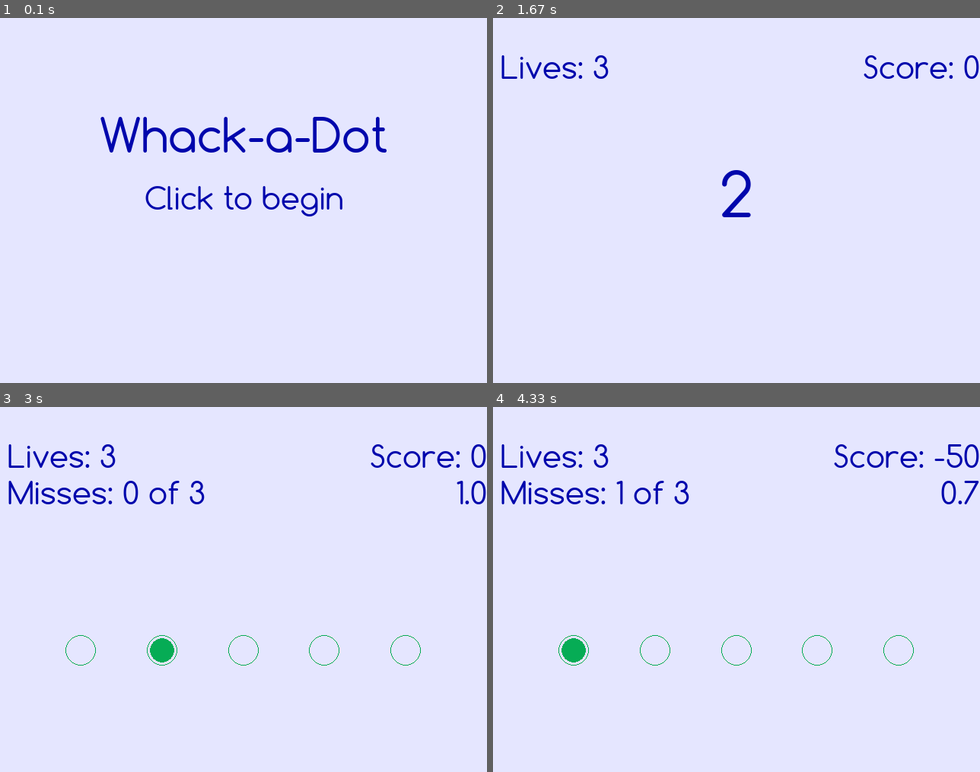
Above: before the commit, frames 1-4 (two rows, left to right).
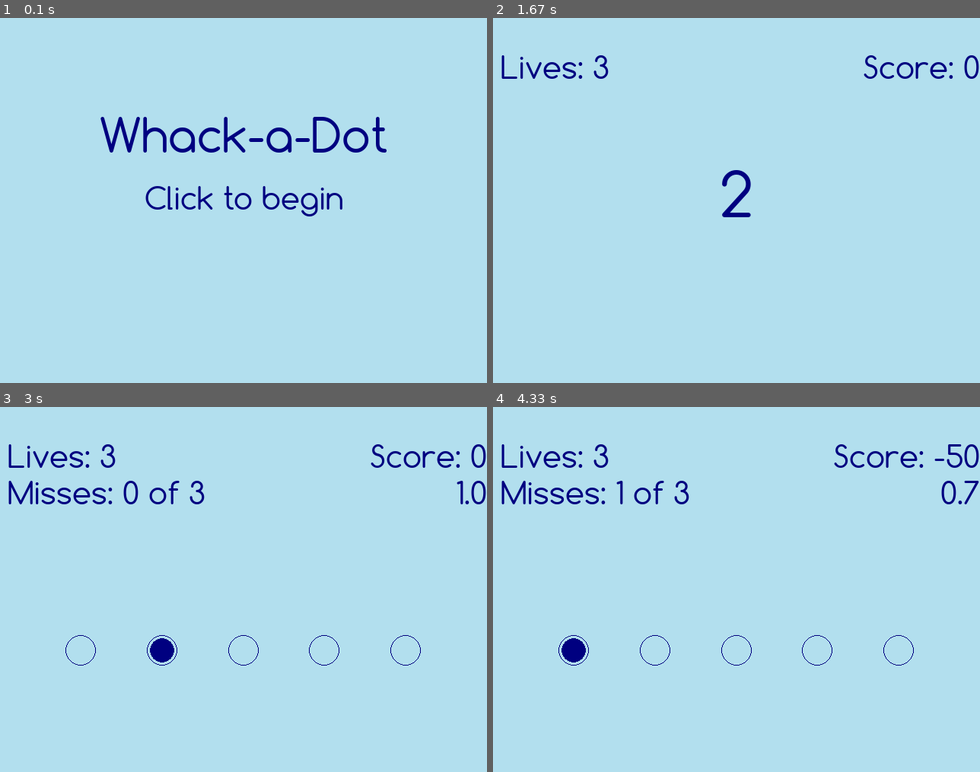
Above: after the commit, the same moments.

Repository: CodeSkool/SimpleGUI2Pygame
Game: pygame game, started from Videos/2013Jul07Sun/whack_a_dot.py
The game is run twice, just before and just after one commit, with the same random seed, the same clock (stepped at 60 frames per second) and the same inputs. The source is Python 2; it was converted automatically to run under Python 3.
Inputs:
- Up to frame 1 (0.1 s): no input
- Up to frame 2 (1.67 s): click "Click to begin" at 0.38 s; hold W 1.17-1.63 s
- Up to frame 3 (3 s): click "GO!" at 2.78 s
- Up to frame 4 (4.33 s): no input

The runs differ from the first frame. In frame 1, 100% of the frame differs, in the area x 0-100%, y 0-100%; in frame 2, 100%; in frame 3, 100%; in frame 4, 100%.

Commit message:
Adjusted for new UIContext class

Diff:
--- a/Videos/2013Jul07Sun/state.py
+++ b/Videos/2013Jul07Sun/state.py
@@ -1,11 +1,11 @@
-import ui
+from ui2 import UI
 
 
 class State:
 
     def __init__(self):
         """Create a reference to the UI, and establish the default nextState."""
-        self.ui = ui.UI(self, "")
+        self.ui = UI(self)
         self.nextState = None
 
     def start(self):
@@ -22,7 +22,8 @@
         pass
 
     def update(self, screen):
-        """Hook: Draw things on the screen that change with every draw loop (animations)."""
+        """Hook: Draw things on the screen that change with every draw loop
+        (animations)."""
         pass
 
     def handle(self, event):
@@ -50,7 +51,7 @@
         print e
     finally:
         if do_quit:
-            ui.quit()
+            s.ui.quit()
 
 
 if __name__ == '__main__':
--- a/Videos/2013Jul07Sun/ui2.py
+++ b/Videos/2013Jul07Sun/ui2.py
@@ -60,6 +60,7 @@
         self.target = target
         self.context = input_or_default(UI.default_context, context)
         self.controls = []
+        self.transitioning = False
 
     def start(self):
         """Initialize pygame, set up the target and run the main game loop
@@ -75,6 +76,11 @@
         self.target.setup(self.screen)
 
         while True:
+            if self.transitioning:
+                # transition
+                self.target = None
+                return
+
             # fill the background color
             self.screen.fill(self.context.bg_color)
             # handle events
@@ -87,6 +93,8 @@
             # update the clock
             self.fpsClock.tick(30)
 
+    def transition(self):
+        self.transitioning = True
 
     def handle_events(self):
         """Check for events and allow them to be handled."""
--- a/Videos/2013Jul07Sun/whack_a_dot.py
+++ b/Videos/2013Jul07Sun/whack_a_dot.py
@@ -16,7 +16,7 @@
 
 import filehelper
 from state import State
-from ui import UI
+from ui2 import UI, UIContext
 import pygame, pygame.event, pygame.time
 import random, itertools, functools
 
@@ -86,18 +86,21 @@
     def draw_high_scores(self, screen):
         scores = HighScores.high_scores
         caption = "High Scores"
-        self.ui.draw_text(screen, caption, font_size=40, location=(screen.get_width() / 2, screen.get_height() / 11), align=0)
+        with self.ui.newcontext(UIContext(font_size=40)):
+            self.ui.draw_text(screen, caption, location=(screen.get_width() / 2, screen.get_height() / 11), align=0)
         spacing = 40
         dots = "".join([" ." for i in range(spacing)])
         for key, (name, score) in sorted(scores.items()):
             txt = "".join([name, dots, str(score)])
-            self.ui.draw_text(screen, txt, font_size=20, location=(screen.get_width() / 2, (key + 1) * screen.get_height() / 12), align=0)
+            self.ui.draw_text(screen, txt, location=(screen.get_width() / 2, (key + 1) * screen.get_height() / 12), align=0)
 
     def draw_logo(self, screen):
         logo = "Whack-a-Dot"
         prompt = "Click to begin"
-        self.ui.draw_text(screen, logo, font_size=60, location=(screen.get_width() / 2, screen.get_height() / 3), align=0)
-        self.ui.draw_text(screen, prompt, font_size=40, location=(screen.get_width() / 2, screen.get_height() / 2), align=0)
+        with self.ui.newcontext(UIContext(font_size=60, location=(screen.get_width() / 2, screen.get_height() / 3), align=0)):
+            self.ui.draw_text(screen, logo)
+        with self.ui.newcontext(UIContext(font_size=40, location=(screen.get_width() / 2, screen.get_height() / 2), align=0)):
+            self.ui.draw_text(screen, prompt)
 
 # game_start
     # Player starts with 3 lives
@@ -137,11 +140,13 @@
         self.transition()
 
     def update(self, screen):
-        self.ui.draw_text(screen, self.text, font_size=80, location=(screen.get_width() / 2, screen.get_height() / 2), align=0)
+        with self.ui.newcontext(UIContext(font_size=80)):
+            self.ui.draw_text(screen, self.text, location=(screen.get_width() / 2, screen.get_height() / 2), align=0)
         lives = "Lives: " + str(self.lives)
         score = "Score: " + str(self.score)
-        self.ui.draw_text(screen, lives, font_size=40, location=(10, screen.get_height() / 10), align=-1)
-        self.ui.draw_text(screen, score, font_size=40, location=(screen.get_width(), screen.get_height() / 10), align=1)
+        with self.ui.newcontext(UIContext(font_size=40)):
+            self.ui.draw_text(screen, lives, location=(10, screen.get_height() / 10), align=-1)
+            self.ui.draw_text(screen, score, location=(screen.get_width(), screen.get_height() / 10), align=1)
 
 # game_over
     # Display the final score, record the user's initials if they got a high score.
@@ -194,21 +199,22 @@
             size = (75, 50)
             location = ((screen.get_width() / 2) - (size[0] / 2),
                         6 * screen.get_height() / 10)
-            self.ui.add_input(screen, "___",
-                          lambda text: self.input_text(text),
-                          location=location, size=size,
-                          font_size=30,
-                          len_cap=3)
+            with self.ui.newcontext(UIContext(font_size=30, len_cap=3)):
+                self.ui.add_input(screen, "___",
+                                  lambda text: self.input_text(text),
+                                  location=location, size=size)
 
     def update(self, screen):
         if self.replace == None:
-            self.ui.draw_text(screen, "Game Over", font_size=40, location=(screen.get_width() / 2, screen.get_height() / 10), align=0)
-            self.ui.draw_text(screen, "Your Score: " + str(self.score), font_size=40, location=(screen.get_width() / 2, 3 * screen.get_height() / 10), align=0)
+            with self.ui.newcontext(UIContext(font_size=40)):
+                self.ui.draw_text(screen, "Game Over", location=(screen.get_width() / 2, screen.get_height() / 10), align=0)
+                self.ui.draw_text(screen, "Your Score: " + str(self.score), location=(screen.get_width() / 2, 3 * screen.get_height() / 10), align=0)
         else:
-            self.ui.draw_text(screen, "Game Over", font_size=40, location=(screen.get_width() / 2, screen.get_height() / 10), align=0)
-            self.ui.draw_text(screen, "New High Score!", font_size=40, location=(screen.get_width() / 2, 3 * screen.get_height() / 10), align=0)
-            self.ui.draw_text(screen, "Your Score: " + str(self.score), font_size=40, location=(screen.get_width() / 2, 4 * screen.get_height() / 10), align=0)
-            self.ui.draw_text(screen, "Enter your initials:", font_size=40, location=(screen.get_width() / 2, 5 * screen.get_height() / 10), align=0)
+            with self.ui.newcontext(UIContext(font_size=40)):
+                self.ui.draw_text(screen, "Game Over", location=(screen.get_width() / 2, screen.get_height() / 10), align=0)
+                self.ui.draw_text(screen, "New High Score!", location=(screen.get_width() / 2, 3 * screen.get_height() / 10), align=0)
+                self.ui.draw_text(screen, "Your Score: " + str(self.score), location=(screen.get_width() / 2, 4 * screen.get_height() / 10), align=0)
+                self.ui.draw_text(screen, "Enter your initials:", location=(screen.get_width() / 2, 5 * screen.get_height() / 10), align=0)
 
 
 
@@ -280,18 +286,20 @@
         lives = "Lives: " + str(self.lives)
         misses = "Misses: " + str(self.misses) + " of " + str(self.misses_per_life)
         score = "Score: " + str(self.score)
-        self.ui.draw_text(screen, lives, font_size=40, location=(10, screen.get_height() / 10), align=-1)
-        self.ui.draw_text(screen, misses, font_size=40, location=(10, 2 * screen.get_height() / 10), align=-1)
-        self.ui.draw_text(screen, score, font_size=40, location=(screen.get_width(), screen.get_height() / 10), align=1)
-        self.ui.draw_text(screen, time, font_size=40, location=(screen.get_width(), 2 * screen.get_height() / 10), align=1)
+        with self.ui.newcontext(UIContext(font_size=40)):
+            self.ui.draw_text(screen, lives, location=(10, screen.get_height() / 10), align=-1)
+            self.ui.draw_text(screen, misses, location=(10, 2 * screen.get_height() / 10), align=-1)
+            self.ui.draw_text(screen, score, location=(screen.get_width(), screen.get_height() / 10), align=1)
+            self.ui.draw_text(screen, time, location=(screen.get_width(), 2 * screen.get_height() / 10), align=1)
         # draw cirles
         [pos, radius, width, rect] = self.dot
         screen.lock()
         try:
-            self.dot[3] = self.ui.draw_circle(screen, pos=pos, radius=radius, width=width)
+            self.dot[3] = self.ui.draw_circle(screen, location=pos, radius=radius)
             for circle in self.circles:
                 [pos, radius, width, rect] = circle
-                self.ui.draw_circle(screen, pos=pos, radius=radius, width=width)
+                with self.ui.newcontext(UIContext(line_width = circle[2])):
+                    self.ui.draw_circle(screen, location=pos, radius=radius)
         finally:
             screen.unlock()
 
